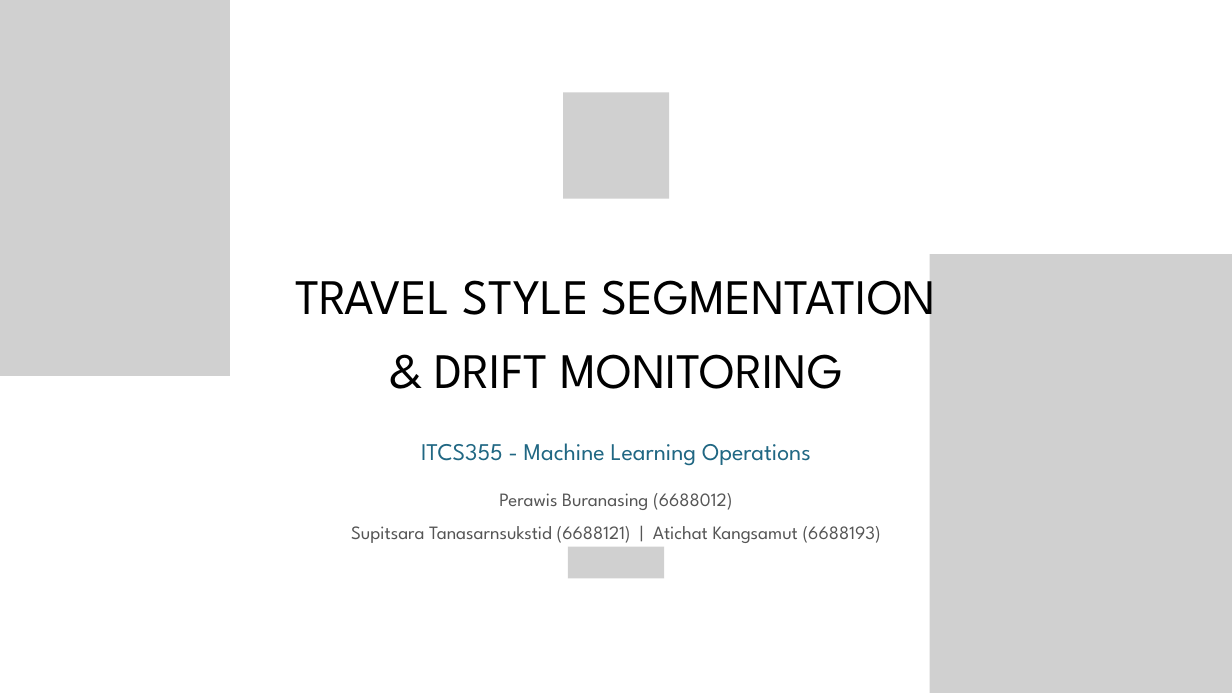
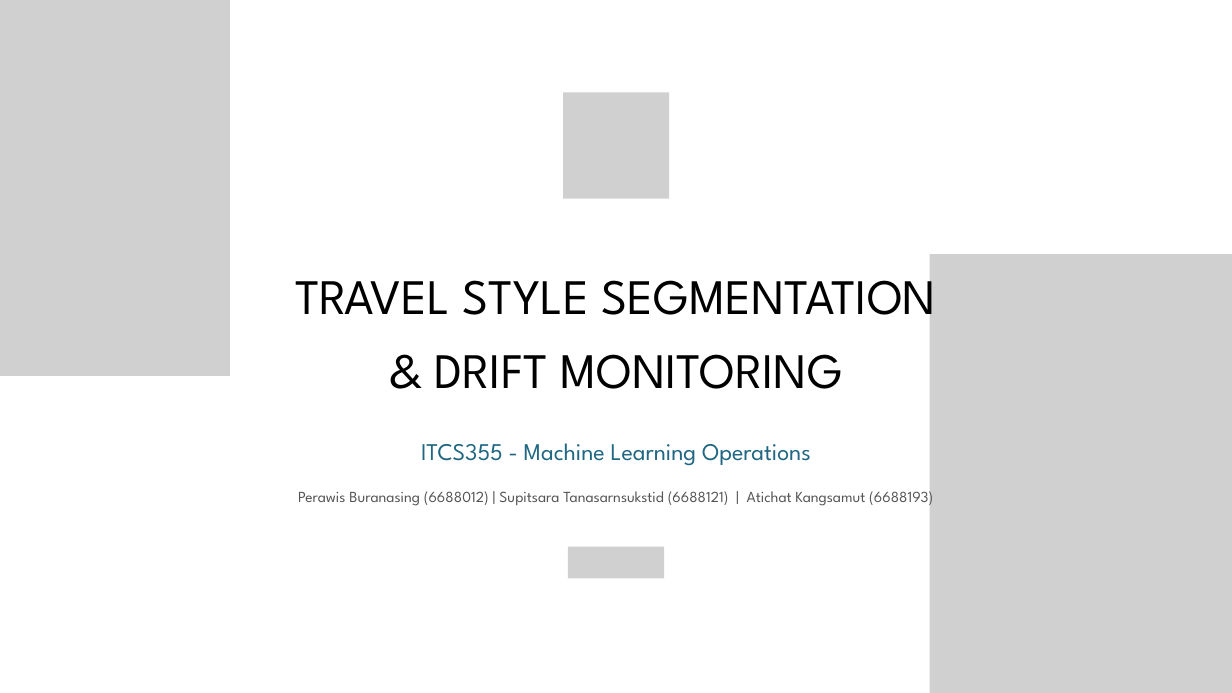
Before and after one commit to DewPerawis/ITCS355-Final-PJ-6688012-6688121-6688193, a slide deck: slide 1 of output/presentation/MLOP-PJ_Presentation.pptx. Drawn at 1232x693 pixels with LibreOffice and Linux fonts; fonts in the diff are those of the drawing; grey boxes stand for pictures. Boxes give left, top, right and bottom in pixels: in the first picture for what was removed or moved away, otherwise in the second. Text is boxed around its words. In the diff, an @@ line names an element or a change of style, - is before the commit and + after.

```diff
--- a/output/presentation/MLOP-PJ_Presentation.pptx
+++ b/output/presentation/MLOP-PJ_Presentation.pptx
@@ text at <box>298,487,933,508</box>: text changed; size 22 to 18 pt @@
-Perawis Buranasing (6688012)
-Supitsara Tanasarnsukstid (6688121) | Atichat Kangsamut (6688193)
+Perawis Buranasing (6688012) | Supitsara Tanasarnsukstid (6688121) | Atichat Kangsamut (6688193)
```
Also in this commit, not shown: 2 other files.
